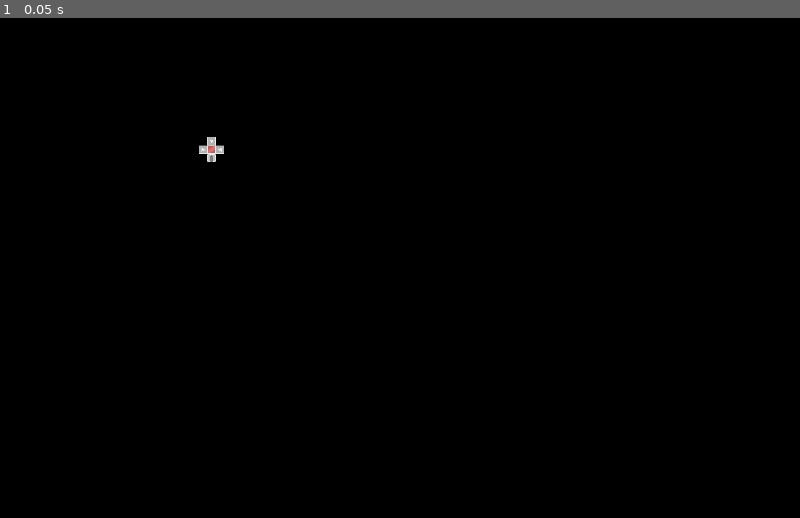
Above: before the commit, frame 1.
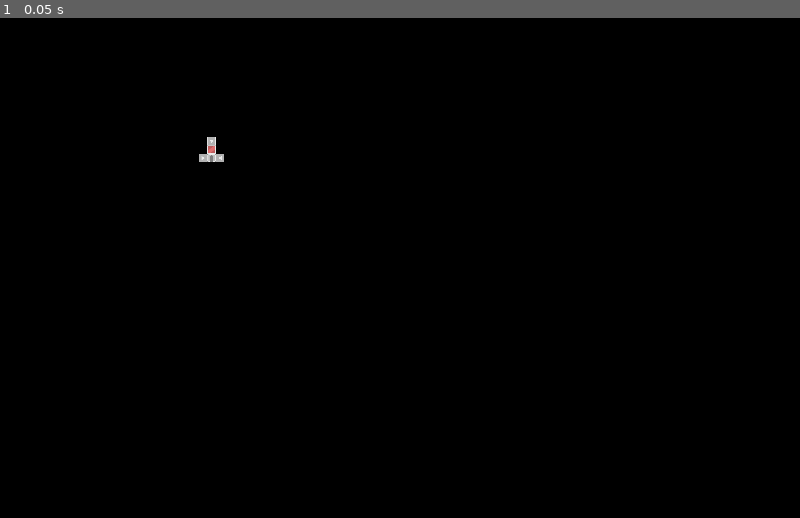
Above: after the commit, the same moment.

Repository: lucasericsson222/ModularSpaceships
Game: Godot game, scene res://Space.tscn
The game is run twice, just before and just after one commit, with the same random seed, the same clock (stepped at 60 frames per second) and the same inputs.
Inputs:
- Up to frame 1 (0.05 s): no input

The runs differ from the first frame. In frame 1, less than 0.1% of the frame differs, in the area x 24-28%, y 25-29%.

Commit message:
Guns Fully working!
next step is to increase bullet size (so they are actually visible)
and also make mouse turrets
and make the speed of the bullet add to the speed of the ship

Diff:
--- a/SpaceshipModule/Core/Core.tscn
+++ b/SpaceshipModule/Core/Core.tscn
@@ -10,14 +10,16 @@
 
 [node name="RigidBody2D" type="RigidBody2D"]
 gravity_scale = 0.0
+linear_damp = 0.0
+angular_damp = 0.0
 script = ExtResource( 1 )
 
 [node name="Thruster2" parent="." instance=ExtResource( 3 )]
-position = Vector2( -60, 0 )
+position = Vector2( -60, 60 )
 rotation = 1.5708
 
 [node name="Thruster3" parent="." instance=ExtResource( 3 )]
-position = Vector2( 60, 0 )
+position = Vector2( 60, 60 )
 rotation = -1.5708
 
 [node name="Thruster4" parent="." instance=ExtResource( 3 )]
--- a/SpaceshipModule/Gun/Bullet.gd
+++ b/SpaceshipModule/Gun/Bullet.gd
@@ -14,3 +14,7 @@
 # Called every frame. 'delta' is the elapsed time since the previous frame.
 #func _process(delta):
 #	pass
+
+
+func _on_VisibilityNotifier2D_screen_exited():
+	queue_free()
--- a/SpaceshipModule/Gun/Bullet.tscn
+++ b/SpaceshipModule/Gun/Bullet.tscn
@@ -7,6 +7,8 @@
 extents = Vector2( 1.95255, 4.25665 )
 
 [node name="Bullet" type="KinematicBody2D"]
+collision_layer = 4
+collision_mask = 2
 script = ExtResource( 2 )
 
 [node name="CollisionShape2D" type="CollisionShape2D" parent="."]
@@ -15,3 +17,9 @@
 [node name="Sprite" type="Sprite" parent="."]
 position = Vector2( 0, 2 )
 texture = ExtResource( 1 )
+
+[node name="VisibilityNotifier2D" type="VisibilityNotifier2D" parent="."]
+position = Vector2( 0.113258, 0.0566297 )
+scale = Vector2( 0.212859, 0.422385 )
+
+[connection signal="screen_exited" from="VisibilityNotifier2D" to="." method="_on_VisibilityNotifier2D_screen_exited"]
--- a/SpaceshipModule/Gun/Gun.gd
+++ b/SpaceshipModule/Gun/Gun.gd
@@ -31,5 +31,5 @@
 func fire():
 	var bulletInstance = bulletScene.instance()
 	bulletInstance.global_transform = global_transform
-	bulletInstance.direction = global_rotation + PI/2
+	bulletInstance.direction = global_rotation - PI/2
 	get_tree().get_root().add_child(bulletInstance)
